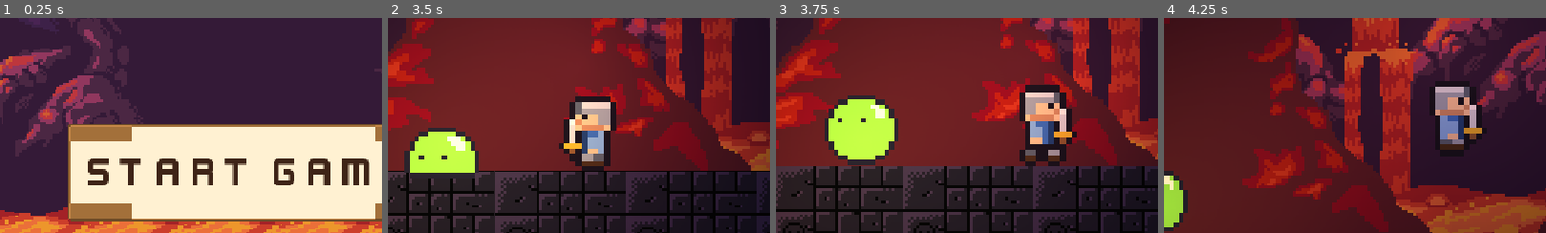
Above: before the commit, frames 1-4 (left to right).
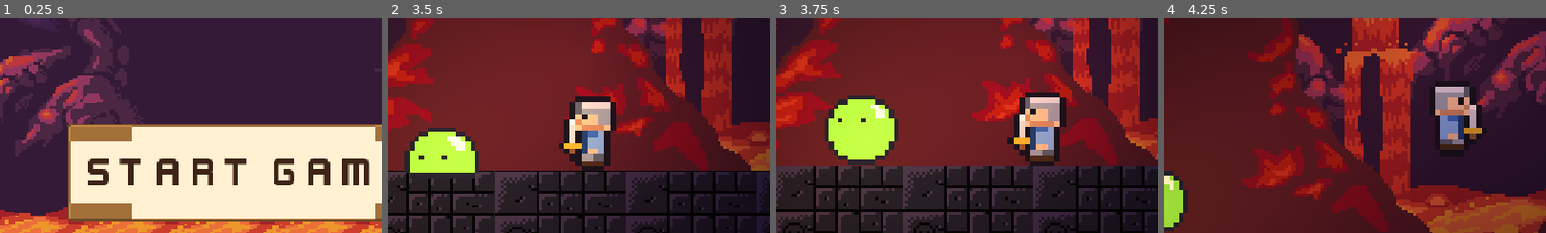
Above: after the commit, the same moments.

Repository: BillNyeFan123-creator/rebound
Game: Godot game, scene res://start_screen.tscn
Same seed, same stepped clock (60 frames per second), same inputs: the game is played once before the commit and once after it.
Inputs (mouse positions are % of the whole screen's width and height, from its top left):
- Up to frame 1 (0.25 s): no input
- Up to frame 2 (3.5 s): click "Start Game" at 0.5 s; move the mouse to (72, 45) at 1.27 s; hold D (move_right) 1.28-2.78 s; tap X (attack) at 1.35, 2.3, 2.85 s; tap W (jump) at 1.52, 2.27 s; tap Shift (dash) at 1.55, 2.1, 3.05 s; move the mouse to (30, 55) at 2.02 s; move the mouse to (60, 28) at 2.77 s; hold A (move_left) from 2.78 s (still down)
- Up to frame 3 (3.75 s): move the mouse to (45, 70) at 3.52 s; release A (move_left) at 3.53 s; hold D (move_right) from 3.53 s (still down); tap Shift (dash) at 3.6 s
- Up to frame 4 (4.25 s): keep holding D (move_right); tap W (jump) at 3.77 s; tap X (attack) at 3.8 s
The pictures show only the part of the screen within x 18-68%, y 41-91%; the shares and areas given below are measured in that part.

Frames 1-2 are identical in both runs. In frame 3, 4.2% of the frame differs, in the area x 60-79%, y 31-69%; in frame 4, nothing differs.

Commit message:
Rework knight animator as clean state machine (idle/walk/attack/dash), respect spawn/death tweens

Diff:
--- a/scripts/SpriteKnightAnimanager.gd
+++ b/scripts/SpriteKnightAnimanager.gd
@@ -1,7 +1,10 @@
 extends AnimatedSprite2D
-# Drives the knight's animations from the player's state:
-# idle <-> walk (matching left/right art), one-shot attack swings, and a
-# squash-stretch dash pose (no dedicated dash art yet).
+# Knight animation controller. A small state machine:
+#   IDLE <-> WALK <-> DASH, with ATTACK as a one-shot override.
+# The controller owns the sprite entirely; gameplay code only emits
+# `attack_started` and sets dash/velocity fields on the player.
+
+enum State { IDLE, WALK, ATTACK, DASH }
 
 const ANIM_IDLE := "knight idle"
 const ANIM_WALK_LEFT := "knight walk left"
@@ -10,37 +13,25 @@
 const ANIM_ATTACK_RIGHT := "knight attack right"
 const ANIM_ATTACK_FRONT := "knight attack front"
 
+const MOVE_SPEED_THRESHOLD := 10.0
 const DASH_STRETCH_X := 1.35
 const DASH_SQUASH_Y := 0.8
 
-var _base_scale := Vector2.ONE
-var _attacking := false
+var base_scale := Vector2.ONE
+var _state: int = State.IDLE
+var _attack_requested := false
 
 
 func _ready() -> void:
-	_base_scale = scale
-	play(ANIM_IDLE)
+	base_scale = scale
+	_play_for_state()
 	var player := get_parent()
 	if player and player.has_signal("attack_started"):
 		player.attack_started.connect(_on_attack_started)
 
 
 func _on_attack_started() -> void:
-	var player := get_parent()
-	_attacking = true
-	scale = _base_scale
-	# Standing still? Swing toward the camera; moving? swing in travel direction.
-	if player and absf(player.velocity.x) > 10.0:
-		if player.facing >= 0.0:
-			play(ANIM_ATTACK_RIGHT)
-		else:
-			play(ANIM_ATTACK_LEFT)
-	elif sprite_frames.has_animation("knight attack front"):
-		play("knight attack front")
-	elif player and player.facing >= 0.0:
-		play(ANIM_ATTACK_RIGHT)
-	else:
-		play(ANIM_ATTACK_LEFT)
+	_attack_requested = true
 
 
 func _physics_process(_delta: float) -> void:
@@ -48,29 +39,76 @@
 	if player == null:
 		return
 
-	# Attack swing overrides everything until the animation finishes.
-	if _attacking:
-		if is_playing() and animation in [ANIM_ATTACK_LEFT, ANIM_ATTACK_RIGHT, ANIM_ATTACK_FRONT]:
-			return
-		_attacking = false
-
-	if player.dash_time > 0.0:
-		# Dash pose: stretch along the dash direction.
-		play(ANIM_WALK_RIGHT if player.dash_dir.x >= 0.0 else ANIM_WALK_LEFT)
-		var stretch := signf(player.dash_dir.x)
-		if is_zero_approx(stretch):
-			stretch = 1.0
-		scale = Vector2(
-			_base_scale.x * (DASH_STRETCH_X if stretch > 0.0 else DASH_SQUASH_Y),
-			_base_scale.y * (DASH_SQUASH_Y if stretch > 0.0 else DASH_STRETCH_X)
-		)
+	# While the death fizzle or spawn ghost tween owns the sprite
+	# (modulate alpha != 1), the controller stands down.
+	if modulate.a < 0.99:
+		return
+	# Dead players are being fizzled out; don't fight the tween.
+	if player.health <= 0:
 		return
 
-	scale = _base_scale
-	if absf(player.velocity.x) > 10.0:
-		var walk := ANIM_WALK_RIGHT if player.velocity.x > 0.0 else ANIM_WALK_LEFT
-		if animation != walk:
-			play(walk)
-	else:
-		if animation != ANIM_IDLE:
+	var next := _decide_state(player)
+	if next != _state:
+		_state = next
+		_play_for_state()
+
+	# The dash pose is a live transform, applied every dash frame.
+	if _state == State.DASH:
+		_apply_dash_pose(player)
+	elif _state != State.ATTACK:
+		scale = base_scale
+
+
+func _decide_state(player: CharacterBody2D) -> int:
+	# Attacks win: consume the request, play the swing, hold until it ends.
+	if _attack_requested:
+		if _state != State.ATTACK:
+			_state = State.ATTACK
+			_play_for_state()
+			return _state
+		if is_playing():
+			return _state
+		_attack_requested = false  # swing finished
+	if player.dash_time > 0.0:
+		return State.DASH
+	if absf(player.velocity.x) > MOVE_SPEED_THRESHOLD:
+		return State.WALK
+	return State.IDLE
+
+
+func _play_for_state() -> void:
+	var player := get_parent()
+	match _state:
+		State.ATTACK:
+			play(_pick_attack_anim(player))
+		State.DASH:
+			_apply_dash_pose(player)
+		State.WALK:
+			if player and player.velocity.x > 0.0:
+				play(ANIM_WALK_RIGHT)
+			else:
+				play(ANIM_WALK_LEFT)
+			scale = base_scale
+		_:
 			play(ANIM_IDLE)
+			scale = base_scale
+
+
+func _pick_attack_anim(player) -> String:
+	# Standing still: swing toward the camera. Moving: swing along travel.
+	if player and absf(player.velocity.x) > MOVE_SPEED_THRESHOLD:
+		return ANIM_ATTACK_RIGHT if player.facing >= 0.0 else ANIM_ATTACK_LEFT
+	if sprite_frames.has_animation(ANIM_ATTACK_FRONT):
+		return ANIM_ATTACK_FRONT
+	return ANIM_ATTACK_RIGHT if player.facing >= 0.0 else ANIM_ATTACK_LEFT
+
+
+func _apply_dash_pose(player: CharacterBody2D) -> void:
+	var dir := signf(player.dash_dir.x)
+	if is_zero_approx(dir):
+		dir = 1.0
+	play(ANIM_WALK_RIGHT if dir > 0.0 else ANIM_WALK_LEFT)
+	scale = Vector2(
+		base_scale.x * (DASH_STRETCH_X if dir > 0.0 else DASH_SQUASH_Y),
+		base_scale.y * (DASH_SQUASH_Y if dir > 0.0 else DASH_STRETCH_X)
+	)
